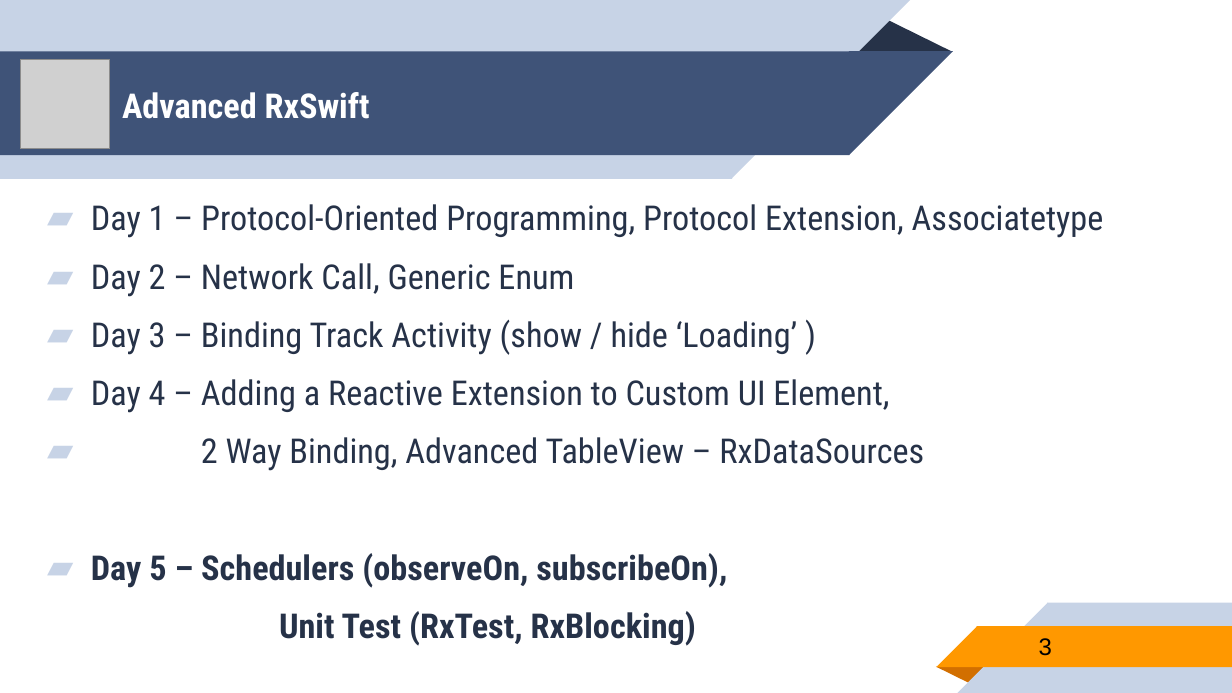
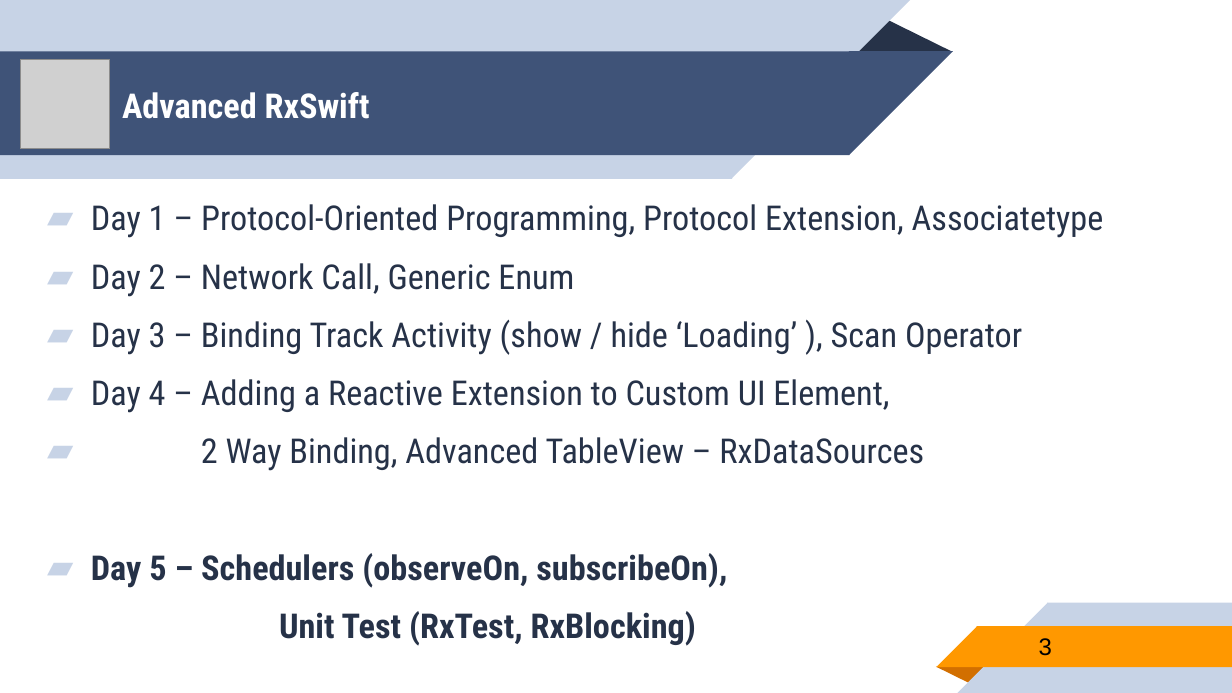
Before and after one commit to younghwankim/RxSwiftClass, a slide deck: slide 3 of AdvancedRxSwift/day5/AdvancedRxSwift5.pptx. Drawn at 1232x693 pixels with LibreOffice and Linux fonts; fonts in the diff are those of the drawing; grey boxes stand for pictures. Boxes give left, top, right and bottom in pixels: in the first picture for what was removed or moved away, otherwise in the second. Text is boxed around its words. In the diff, an @@ line names an element or a change of style, - is before the commit and + after.

Commit message:
Advanced RxSwift Day3 - add scan operator

```diff
--- a/AdvancedRxSwift/day5/AdvancedRxSwift5.pptx
+++ b/AdvancedRxSwift/day5/AdvancedRxSwift5.pptx
@@ text at (91,320,1022,355): text changed @@
-▰ Day 3 – Binding Track Activity (show / hide ‘Loading’ )
+▰ Day 3 – Binding Track Activity (show / hide ‘Loading’ ), Scan Operator
```
Also in this commit, not shown: 22 other files.
